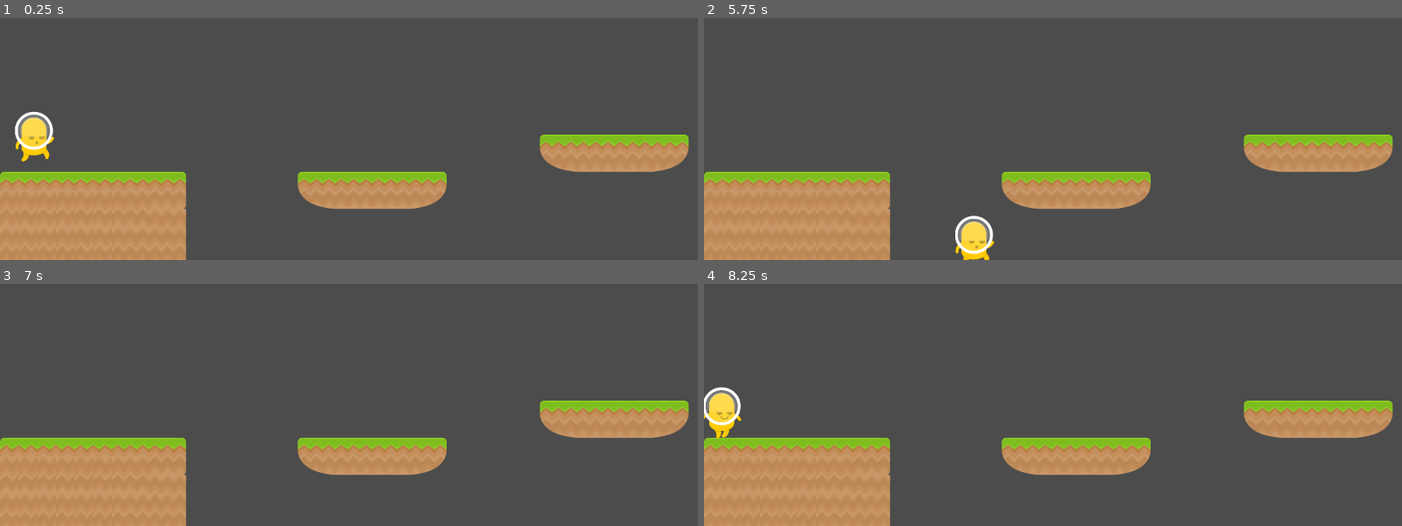
Above: before the commit, frames 1-4 (two rows, left to right).
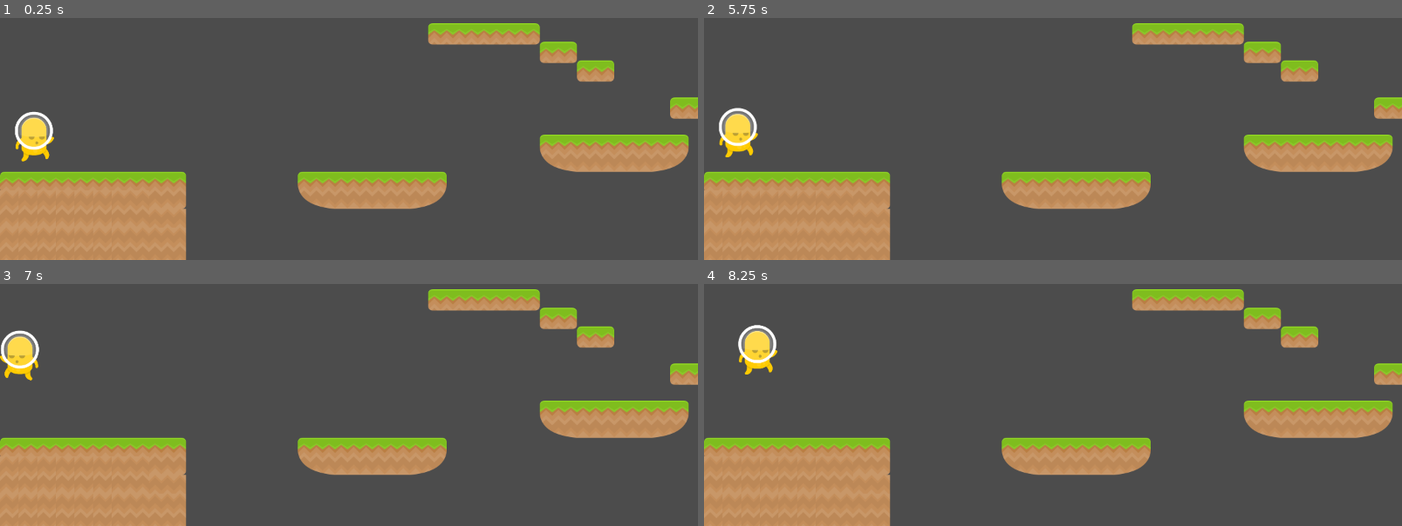
Above: after the commit, the same moments.

Repository: 44351-w21/one-screen-platformer-thomastran7
Game: Godot game, scene res://Platformer.tscn
Same seed, same stepped clock (60 frames per second), same inputs: the game is played once before the commit and once after it.
Inputs:
- Up to frame 1 (0.25 s): no input
- Up to frame 2 (5.75 s): hold Right (ui_right) 0.53-2.03 s; tap Space (Jump) at 0.77, 1.52, 3.02, 3.77, 4.52 s; hold Left (ui_left) 2.03-2.78 s; hold Right (ui_right) 2.78-4.28 s; hold Left (ui_left) 4.28-5.03 s; hold Right (ui_right) from 5.03 s (still down)
- Up to frame 3 (7 s): release Right (ui_right) at 5.78 s; hold Left (ui_left) from 5.78 s (still down); tap Space (Jump) at 6.02, 6.77 s
- Up to frame 4 (8.25 s): release Left (ui_left) at 7.28 s; hold Right (ui_right) from 7.28 s (still down); tap Space (Jump) at 7.52 s

The runs differ from the first frame. In frame 1, 2.7% of the frame differs, in the area x 61-100%, y 2-42%; in frame 2, 4.4%, in the area x 2-100%, y 2-100%; in frame 3, 3.6%; in frame 4, 4.4%.

Commit message:
Added flag assets

Diff:
--- a/Platformer.tscn
+++ b/Platformer.tscn
@@ -12,7 +12,7 @@
 [node name="TileMap" parent="." instance=ExtResource( 1 )]
 scale = Vector2( 0.5, 0.5 )
 cell_size = Vector2( 64, 64 )
-tile_data = PoolIntArray( 786461, 6, 0, 786463, 17, 0, 786465, 17, 0, 786467, 7, 0, 917504, 11, 0, 917506, 12, 0, 91750 …(330 unchanged characters)…
+tile_data = PoolIntArray( 196606, 2, 0, 327678, 2, 0, 458750, 2, 0, 393239, 11, 0, 393241, 12, 0, 393243, 13, 0, 458781, 10, 0, 589822, 2, 0, 524319, 10, 0, 720894, 2, 0, 655396, 10, 0, 851966, 2, 0, 786461, 6, 0, 786463, 17, 0, 786465, 17, 0, 786467, 7, 0, 983038, 2, 0, 917504, 11, 0, 917506, 12, 0, 91750 …(330 unchanged characters)…
 
 [node name="Position2D" type="Position2D" parent="."]
 position = Vector2( 59.4641, 373.774 )
@@ -25,11 +25,16 @@
 FRICTION = 610
 JUMP = 300
 
+[node name="Camera2D" type="Camera2D" parent="Player"]
+limit_left = 0
+limit_right = 1200
+editor_draw_limits = true
+
 [node name="Doom" type="Area2D" parent="."]
 position = Vector2( 512, 0 )
 
 [node name="CollisionShape2D" type="CollisionShape2D" parent="Doom"]
-position = Vector2( -70.7107, 608.112 )
-scale = Vector2( 80, 1 )
+position = Vector2( 212.805, 605.442 )
+scale = Vector2( 200, 1 )
 shape = SubResource( 1 )
 [connection signal="body_entered" from="Doom" to="." method="_on_Doom_body_entered"]
Binary file added: Assets/Flag/flagYellow1.png
Binary file added: Assets/Flag/flagYellow2.png
